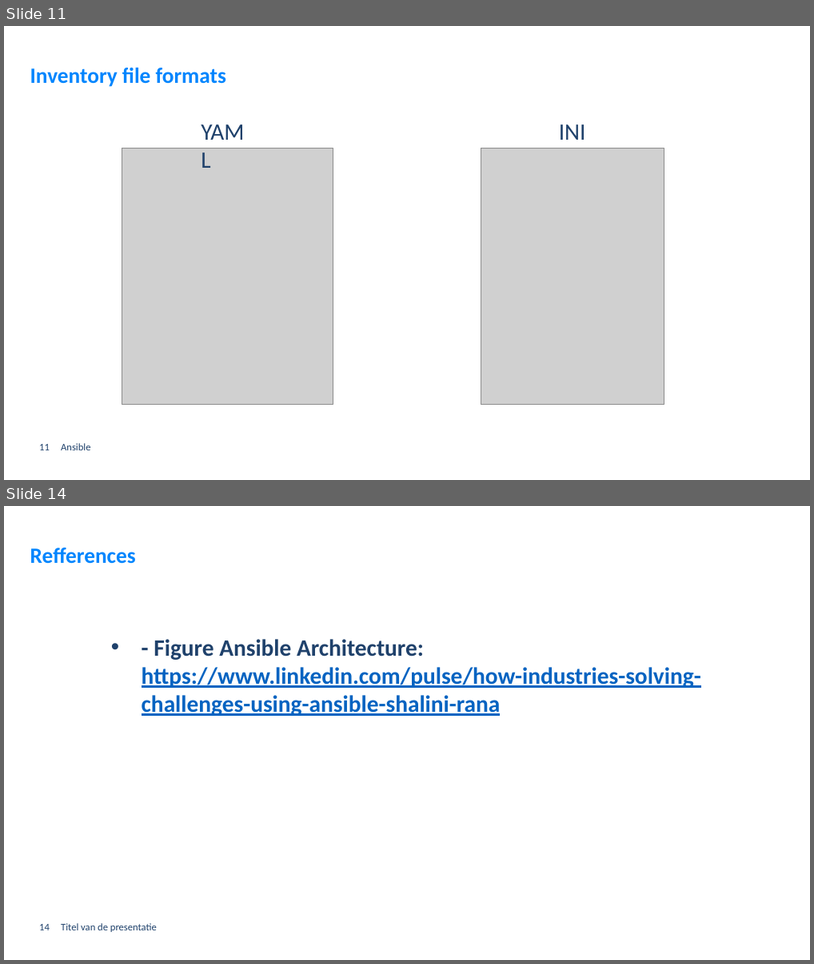
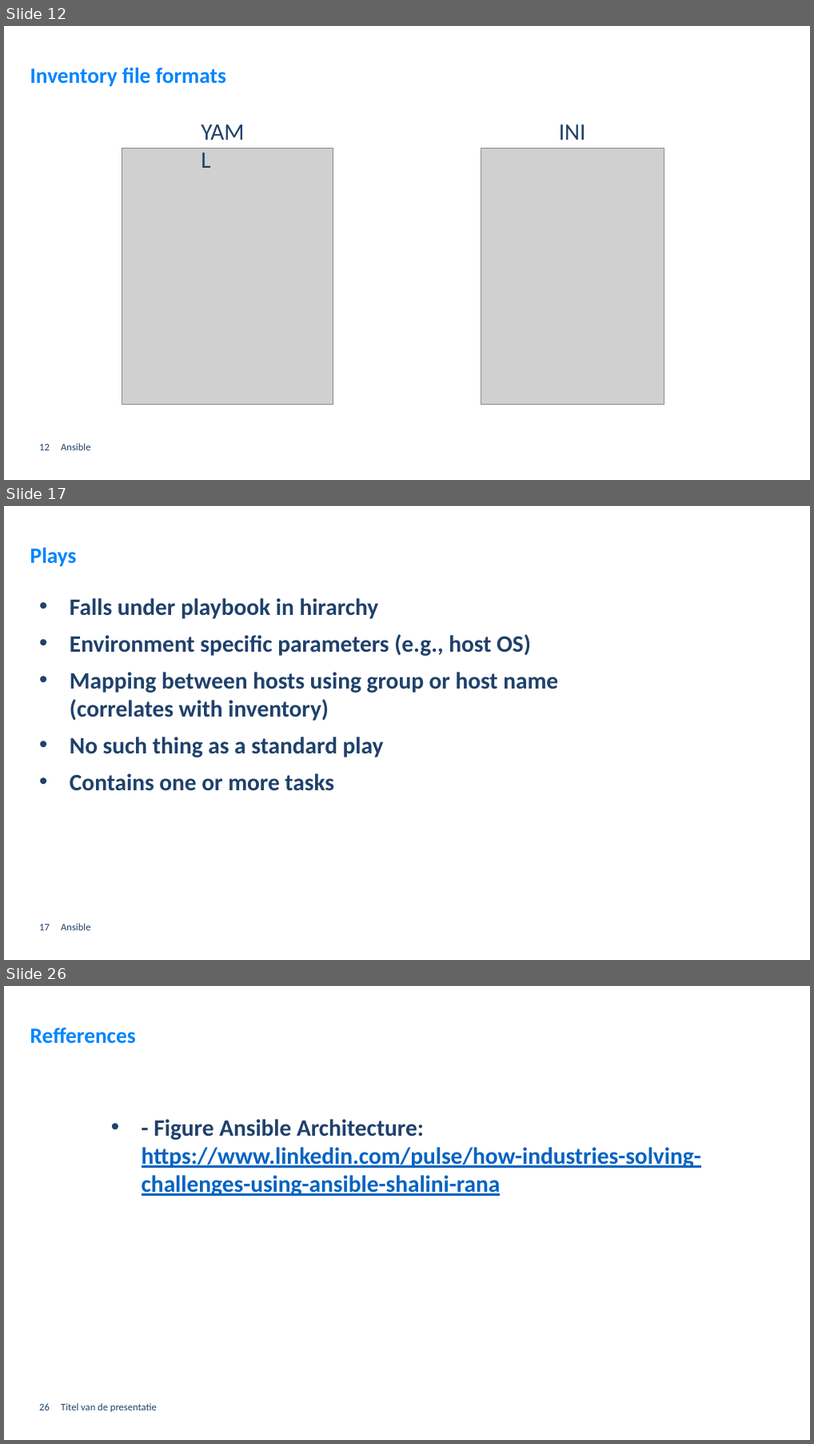
Before and after one commit to GerritVanMol/Ansible_Introduction-21_22, a slide deck: Documents/Ansible_BasicsAndHowToGetStarted.pptx. Shown one above the other, each under a label of ours: slides 11 and 14 before the commit, slides 12, 17 and 26 after it; the slides between them are not shown. The pictures are 814x964 and 814x1444 pixels, drawn with LibreOffice and Linux fonts; fonts in the diff are those of the drawing; grey boxes stand for pictures; background and template pictures are left out. Boxes give left, top, right and bottom in pixels: in the first picture for what was removed or moved away, otherwise in the second. Text is boxed around its words. In the diff, an @@ line names an element or a change of style, - is before the commit and + after.

Commit message:
update Ansible ppt

```diff
--- a/Documents/Ansible_BasicsAndHowToGetStarted.pptx
+++ b/Documents/Ansible_BasicsAndHowToGetStarted.pptx
@@ slide 17 added at [4, 506, 810, 960], background #FFFFFF @@
@@ title added at [30, 548, 77, 567], 26 pt, text #0085FE, bold @@
+Plays
@@ text added at [70, 598, 558, 791], 28 pt, text #1F416B, bold @@
+• Falls under playbook in hirarchy
+• Environment specific parameters (e.g., host OS)
+• Mapping between hosts using group or host name (correlates with inventory)
+• No such thing as a standard play
+• Contains one or more tasks
@@ page number added at [39, 924, 50, 930], 12 pt, text #1F416B @@
+17
@@ text added at [61, 923, 90, 930], 12 pt, text #1F416B @@
+Ansible
@@ what was slide 11 is now slide 12 @@
@@ page number at [39, 444, 50, 450]: text changed @@
-11
+12
@@ what was slide 14 is now slide 26 @@
@@ page number at [39, 1403, 50, 1410]: text changed @@
-14
+26
```
Also in this commit, not shown: 7 slides changed, 11 other slides added, 1 other file.
